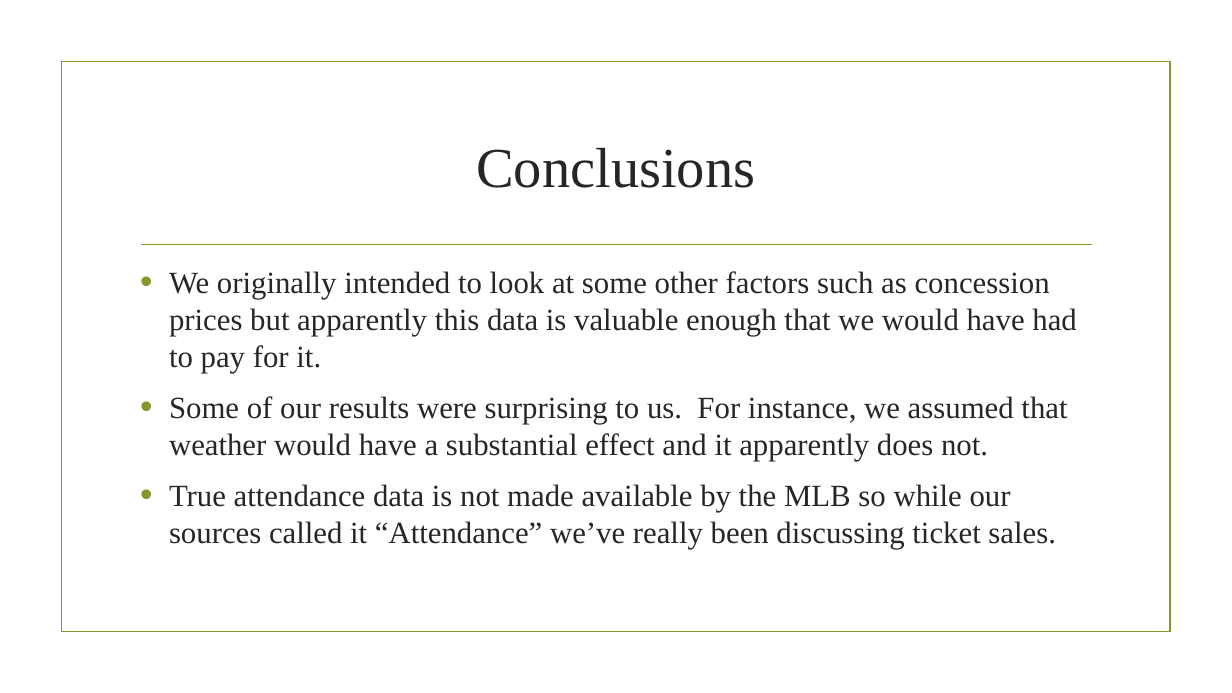
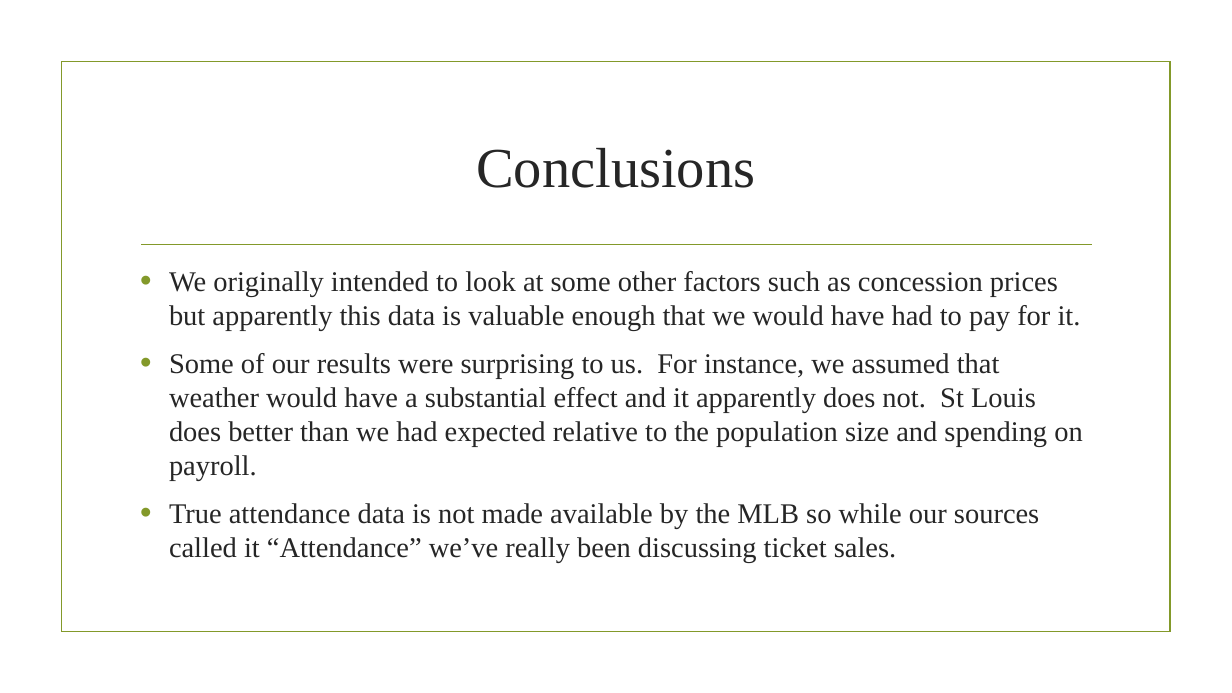
Before and after one commit to Dshashek/Red-Team-Project-1, a slide deck: slide 30 of Slides/Red Team Presentation.pptx. Drawn at 1232x693 pixels with LibreOffice and Linux fonts; fonts in the diff are those of the drawing; background and template pictures are left out. Boxes give left, top, right and bottom in pixels: in the first picture for what was removed or moved away, otherwise in the second. Text is boxed around its words. In the diff, an @@ line names an element or a change of style, - is before the commit and + after.

Commit message:
minor tweak to conclusion slides

```diff
--- a/Slides/Red Team Presentation.pptx
+++ b/Slides/Red Team Presentation.pptx
@@ text at (169,271,1081,563): size 24 to 22.2 pt in "We originally intended to look at some ...", "True attendance data is not made available ..." @@
@@ text at (169,353,1082,481): text changed; size 24 to 22.2 pt @@
-• Some of our results were surprising to us. For instance, we assumed that weather would have a substantial effect and it apparently does not.
+• Some of our results were surprising to us. For instance, we assumed that weather would have a substantial effect and it apparently does not. St Louis does better than we had expected relative to the population size and spending on payroll.
```
